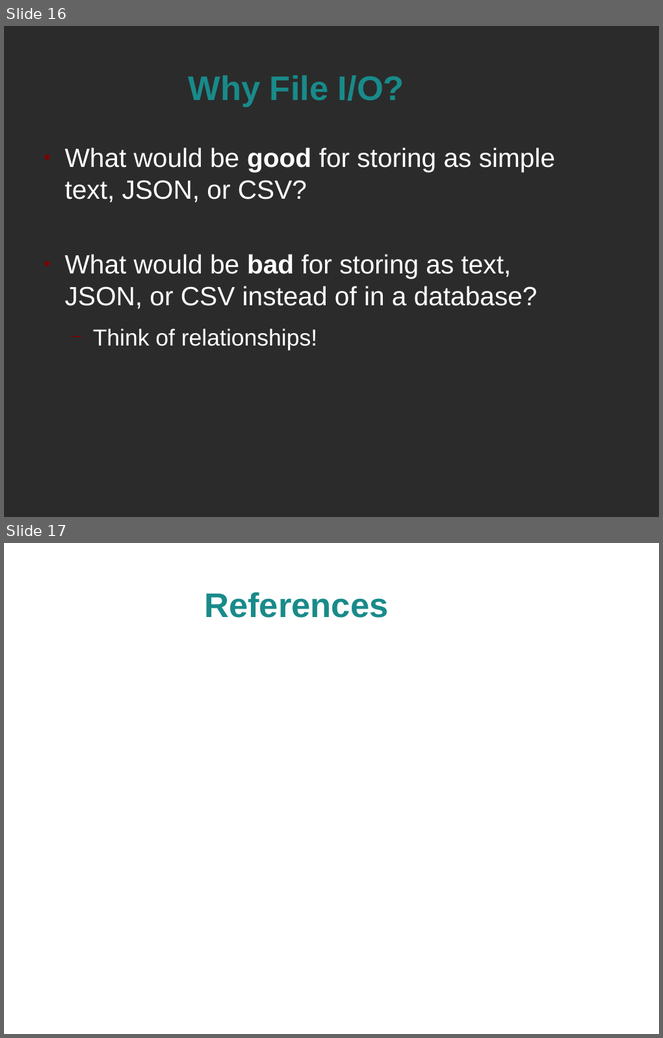
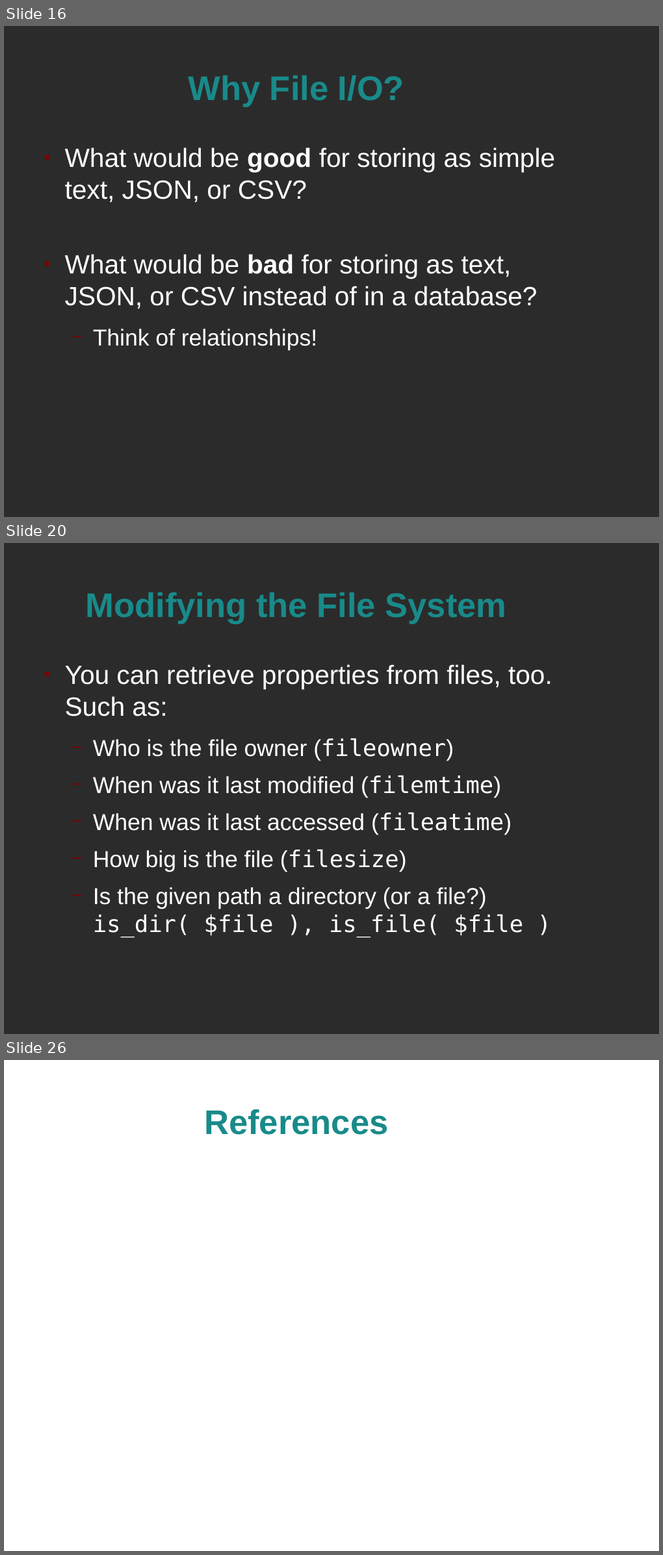
Before and after one commit to spellbindguy/Web-Development, a slide deck: Lectures/05 PHP/PHP and File IO.odp. Shown one above the other, each under a label of ours: slides 16 and 17 before the commit, slides 16, 20 and 26 after it; the slides between them are not shown. The pictures are 663x1038 and 663x1555 pixels, drawn with LibreOffice and Linux fonts; fonts in the diff are those of the drawing; background and template pictures are left out; a plain dark background stands for a picture behind light text. Boxes give left, top, right and bottom in pixels: in the first picture for what was removed or moved away, otherwise in the second. Text is boxed around its words. In the diff, an @@ line names an element or a change of style, - is before the commit and + after.

```diff
--- a/Lectures/05 PHP/PHP and File IO.odp
+++ b/Lectures/05 PHP/PHP and File IO.odp
@@ slide 20 added at box(4, 543, 659, 1034), background picture (left out) @@
@@ title added at box(86, 592, 507, 624), 41.4 pt, text #198A8A, bold @@
+Modifying the File System
@@ text added at box(65, 665, 553, 936), 28 pt, text #FFFFFF @@
+● You can retrieve properties from files, too. Such as:
+  − Who is the file owner (fileowner)
+  − When was it last modified (filemtime)
+  − When was it last accessed (fileatime)
+  − How big is the file (filesize)
+  − Is the given path a directory (or a file?)
+    is_dir( $file ), is_file( $file )
@@ what was slide 17 is now slide 26 @@
```
Also in this commit, not shown: 8 other slides added, 1 other file.
